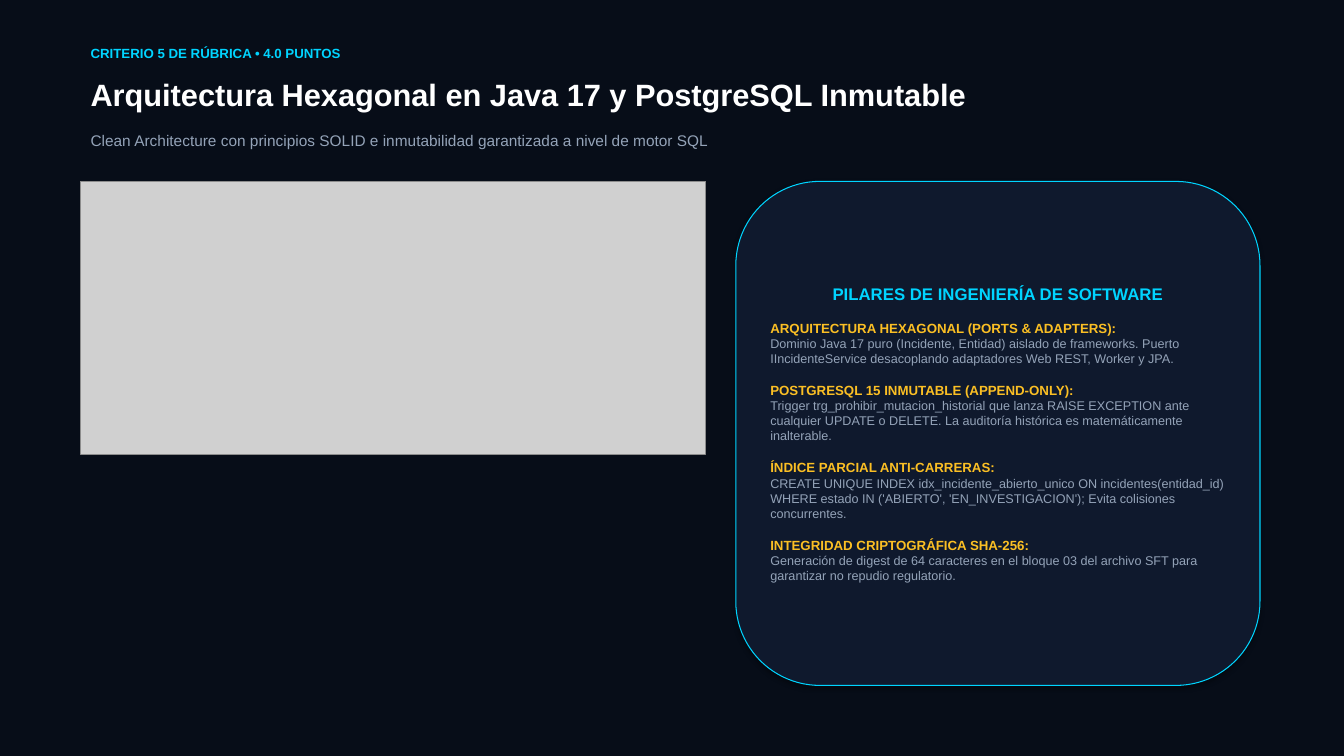
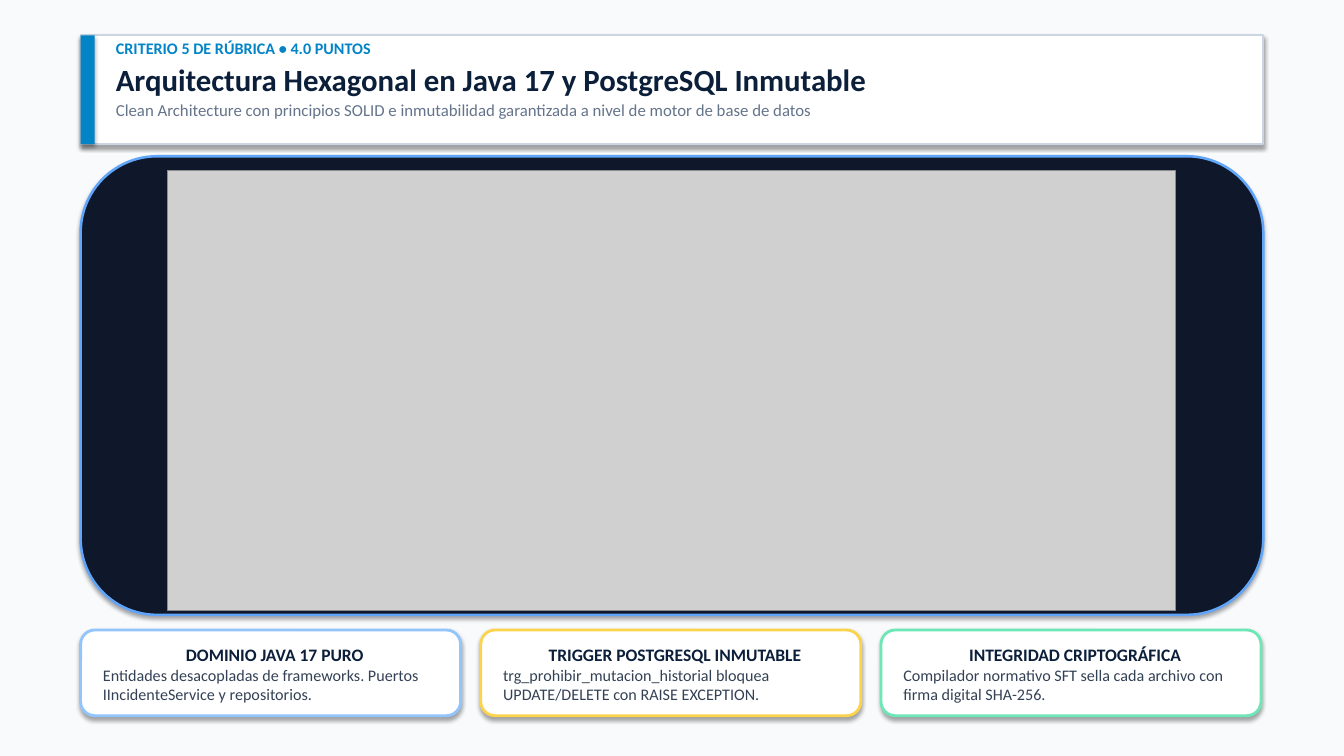
Before and after one commit to frankitoromas-tech/UTP-Curso-Integrador-I-SIGIR-BCRP, a slide deck: slide 10 of 01_DOCUMENTACION_TECNICA/PRESENTACION_EJECUTIVA_APF1.pptx (slide 8 before the commit). Drawn at 1344x756 pixels with LibreOffice and Linux fonts; fonts in the diff are those of the drawing; grey boxes stand for pictures. Boxes give left, top, right and bottom in pixels: in the first picture for what was removed or moved away, otherwise in the second. Text is boxed around its words. In the diff, an @@ line names an element or a change of style, - is before the commit and + after.

```diff
--- a/01_DOCUMENTACION_TECNICA/PRESENTACION_EJECUTIVA_APF1.pptx
+++ b/01_DOCUMENTACION_TECNICA/PRESENTACION_EJECUTIVA_APF1.pptx
@@ rectangle at <box>0,0,1344,756</box>: fill #070D18 to #F8FAFC @@
@@ rectangle added at <box>81,35,1263,144</box>, fill #FFFFFF, outline #CBD5E1 1.5 pt @@
@@ rectangle added at <box>81,35,95,144</box>, fill #0284C7 @@
@@ text removed at <box>91,48,340,58</box> @@
-CRITERIO 5 DE RÚBRICA • 4.0 PUNTOS
@@ text at <box>116,41,866,119</box>: text changed; size 11 to 12 pt; font Arial to Calibri; text colour #94A3B8 to #64748B @@
-Clean Architecture con principios SOLID e inmutabilidad garantizada a nivel de motor SQL
+CRITERIO 5 DE RÚBRICA • 4.0 PUNTOS
+Arquitectura Hexagonal en Java 17 y PostgreSQL Inmutable
+Clean Architecture con principios SOLID e inmutabilidad garantizada a nivel de motor de base de datos
@@ text removed at <box>91,83,966,111</box> @@
-Arquitectura Hexagonal en Java 17 y PostgreSQL Inmutable
@@ rounded rectangle added at <box>81,156,1263,615</box>, fill #0F172A, outline #60A5FA 1.8 pt @@
@@ picture added at <box>167,170,1176,610</box> @@
@@ picture removed at <box>81,181,706,455</box> @@
@@ rounded rectangle removed at <box>736,181,1260,686</box> @@
-PILARES DE INGENIERÍA DE SOFTWARE
-ARQUITECTURA HEXAGONAL (PORTS & ADAPTERS):
-Dominio Java 17 puro (Incidente, Entidad) aislado de frameworks. Puerto IIncidenteService desacoplando adaptadores Web REST, Worker y JPA.
-POSTGRESQL 15 INMUTABLE (APPEND-ONLY):
-Trigger trg_prohibir_mutacion_historial que lanza RAISE EXCEPTION ante cualquier UPDATE o DELETE. La auditoría histórica es matemáticamente inalterable.
-ÍNDICE PARCIAL ANTI-CARRERAS:
-CREATE UNIQUE INDEX idx_incidente_abierto_unico ON incidentes(entidad_id) WHERE estado IN ('ABIERTO', 'EN_INVESTIGACION'); Evita colisiones concurrentes.
-INTEGRIDAD CRIPTOGRÁFICA SHA-256:
-Generación de digest de 64 caracteres en el bloque 03 del archivo SFT para garantizar no repudio regulatorio.
@@ rounded rectangle added at <box>81,630,461,716</box>, fill #FFFFFF, outline #93C5FD 2 pt, 11.5 pt, text #334155 @@
+DOMINIO JAVA 17 PURO
+Entidades desacopladas de frameworks. Puertos IIncidenteService y repositorios.
@@ rounded rectangle added at <box>481,630,861,716</box>, fill #FFFFFF, outline #FCD34D 2 pt, 11.5 pt, text #334155 @@
+TRIGGER POSTGRESQL INMUTABLE
+trg_prohibir_mutacion_historial bloquea UPDATE/DELETE con RAISE EXCEPTION.
@@ rounded rectangle added at <box>881,630,1261,716</box>, fill #FFFFFF, outline #6EE7B7 2 pt, 11.5 pt, text #334155 @@
+INTEGRIDAD CRIPTOGRÁFICA
+Compilador normativo SFT sella cada archivo con firma digital SHA-256.
```
Also in this commit, not shown: 6 other slides changed, 7 slides added, 3 slides removed, 6 other files.
